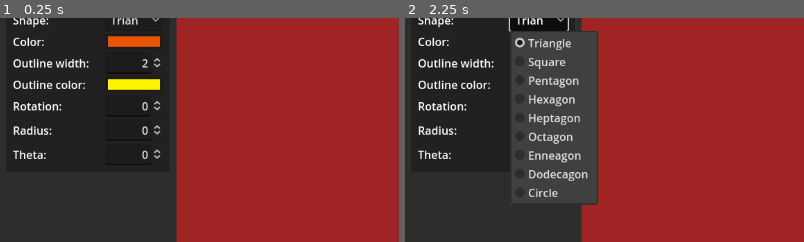
Above: before the commit, frames 1-2 (left to right).
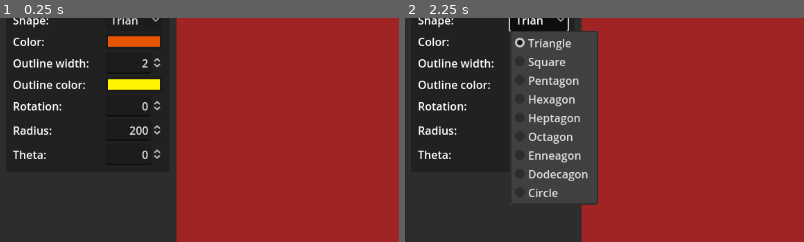
Above: after the commit, the same moments.

Repository: zoeesilcock/symmetar
Game: Godot game, scene res://Main.tscn
Same seed, same stepped clock (60 frames per second), same inputs: the game is played once before the commit and once after it.
Inputs:
- Up to frame 1 (0.25 s): no input
- Up to frame 2 (2.25 s): click "R" at 0.5 s; click "R" at 1.25 s; click "Triangle" at 2 s
The pictures show only the part of the screen within x 0-50%, y 45-95%; the shares and areas given below are measured in that part.

The runs differ from the first frame. In frame 1, 0.1% of the frame differs, in the area x 32-38%, y 48-53%; in frame 2, nothing differs.

Commit message:
Use the current radius value in the UI when creating new elements

Diff:
--- a/UI/UI.gd
+++ b/UI/UI.gd
@@ -183,7 +183,7 @@
 		slice_count_input.value as int,
 		shape_info.index,
 		deg_to_rad(slice_rotation_input.value),
-		Vector2(200, 0),
+		Vector2(slice_radius_input.value, 0),
 		slice_color_input.color,
 		slice_outline_width_input.value,
 		slice_outline_color_input.color,
--- a/UI/UI.tscn
+++ b/UI/UI.tscn
@@ -248,6 +248,7 @@
 layout_mode = 2
 max_value = 10000.0
 step = 0.1
+value = 200.0
 alignment = 2
 update_on_text_changed = true
 select_all_on_focus = true
